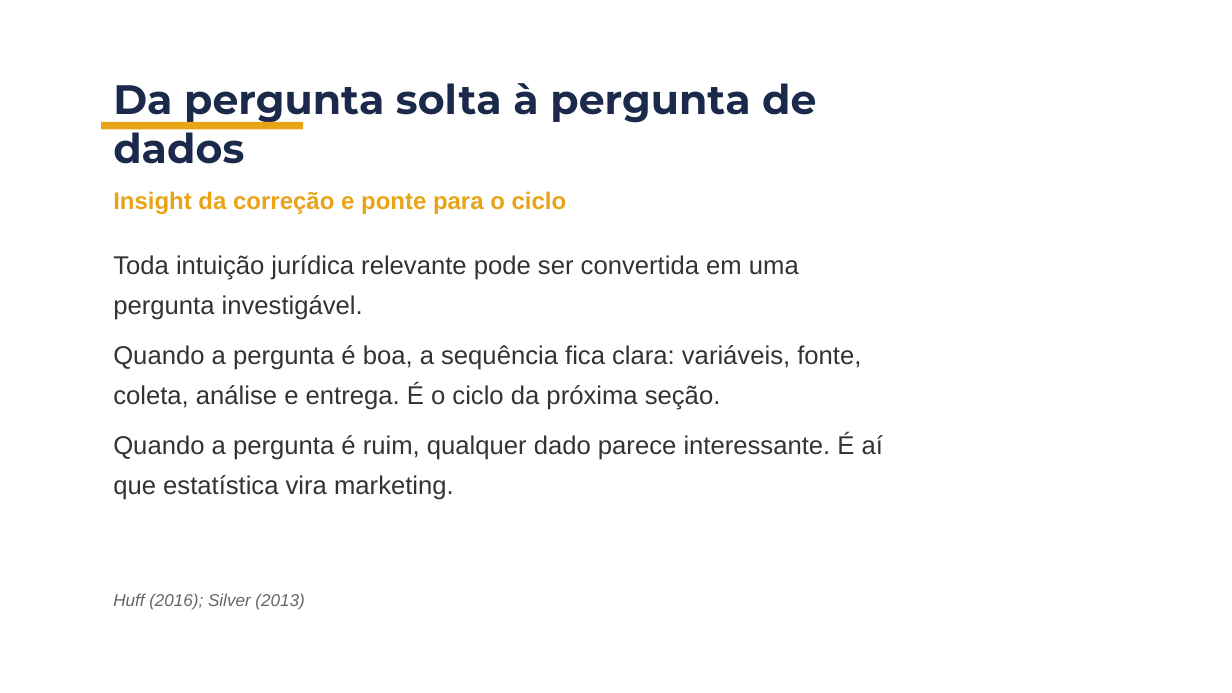
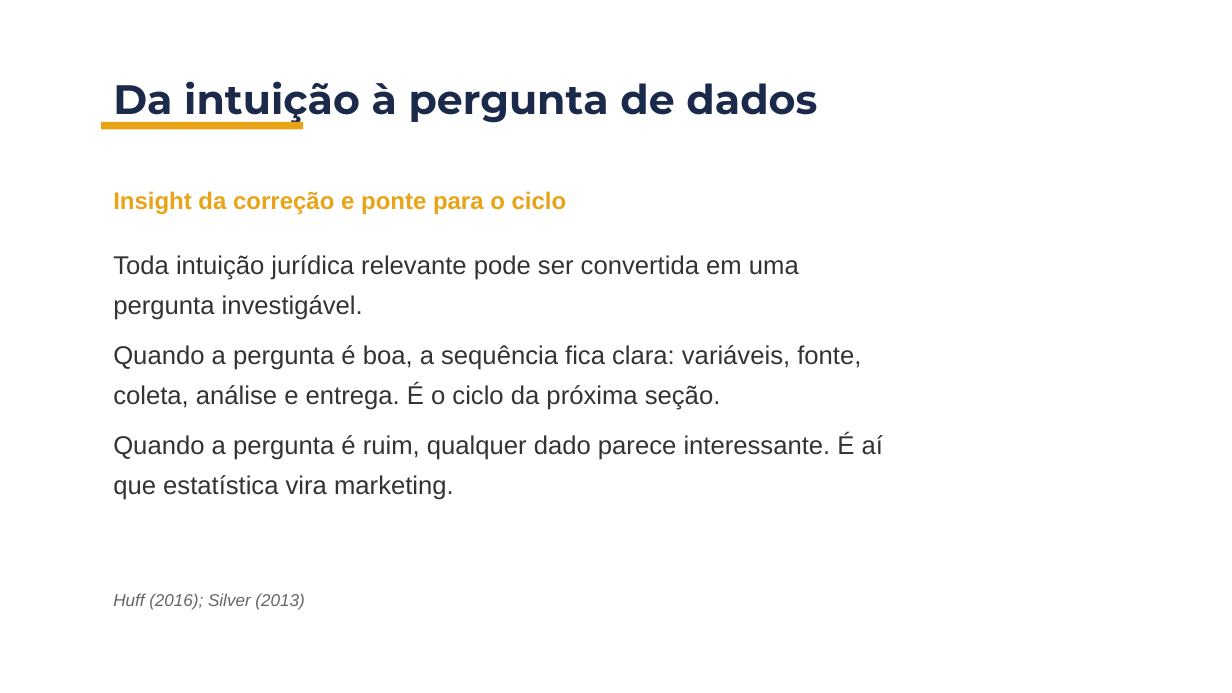
Before and after one commit to BrunoDaleffi/ibmec, a slide deck: slide 10 of aulas/aula_02/slides/aula2_bloco1_jurimetria.pptx. Drawn at 1232x693 pixels with LibreOffice and Linux fonts; fonts in the diff are those of the drawing; background and template pictures are left out. Boxes give left, top, right and bottom in pixels: in the first picture for what was removed or moved away, otherwise in the second. Text is boxed around its words. In the diff, an @@ line names an element or a change of style, - is before the commit and + after.

```diff
--- a/aulas/aula_02/slides/aula2_bloco1_jurimetria.pptx
+++ b/aulas/aula_02/slides/aula2_bloco1_jurimetria.pptx
@@ text at (113,81,817,125): text changed @@
-Da pergunta solta à pergunta de dados
+Da intuição à pergunta de dados
```
Also in this commit, not shown: 8 other slides changed, 7 other files.
